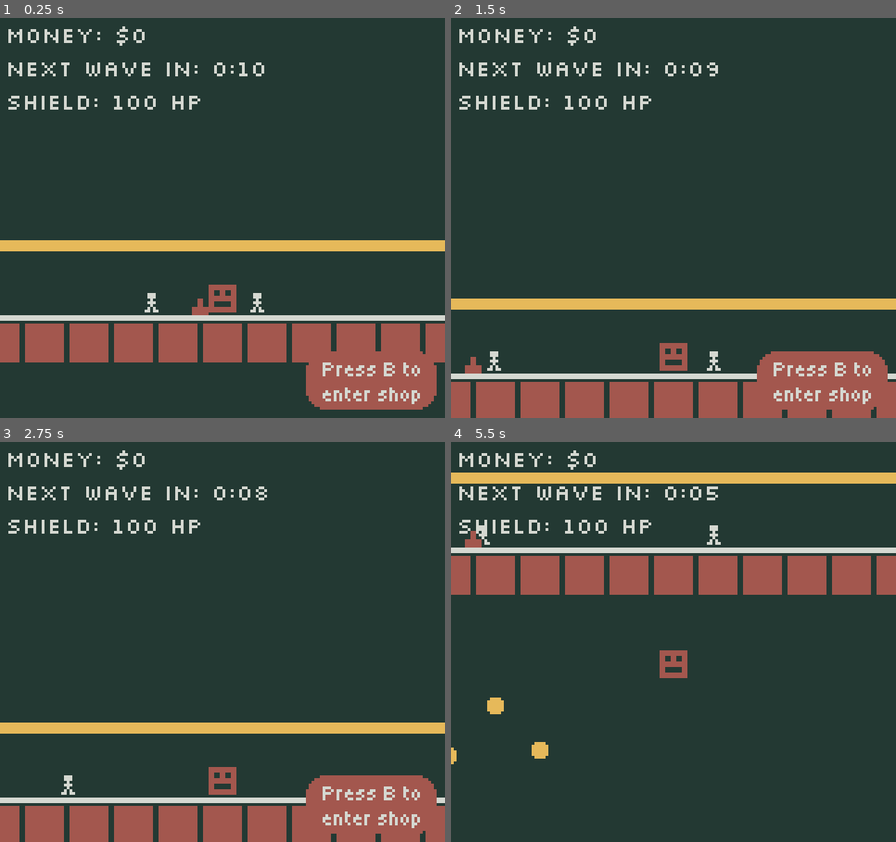
Above: before the commit, frames 1-4 (two rows, left to right).
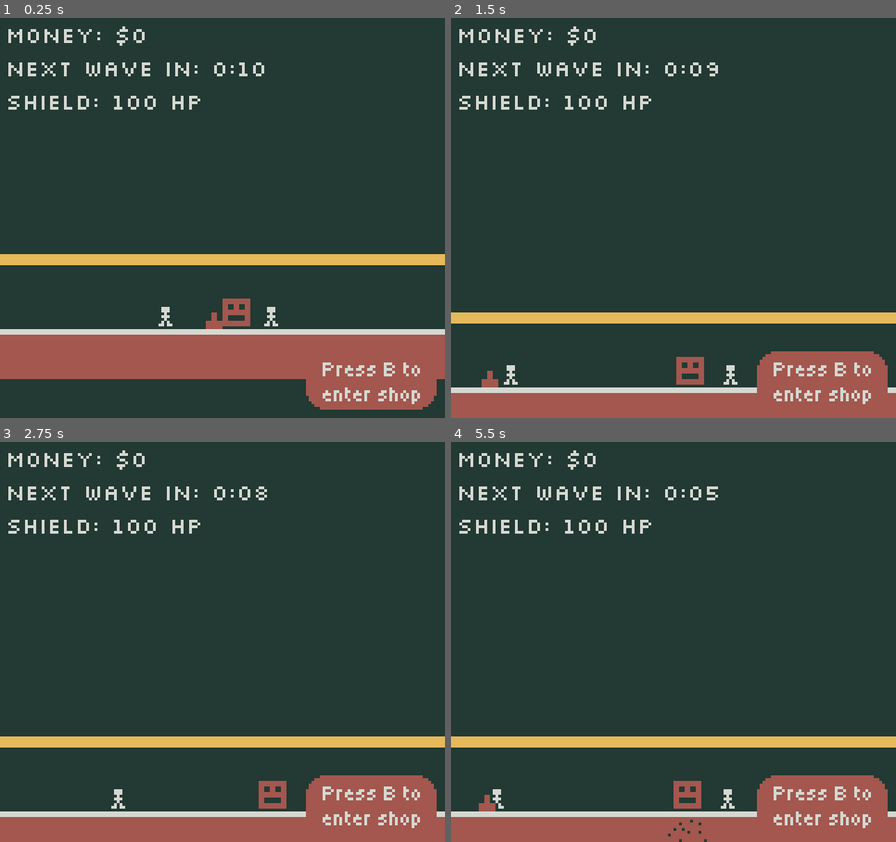
Above: after the commit, the same moments.

Repository: GargantuaM87/gb14
Game: Godot game, scene res://screens/main/main.tscn
Same seed, same stepped clock (60 frames per second), same inputs: the game is played once before the commit and once after it.
Inputs (mouse positions are in pixels of both pictures, inside the frame that each line leads up to):
- Up to frame 1 (0.25 s): no input
- Up to frame 2 (1.5 s): tap B at 0.5, 1.25 s; move the mouse to (771, 198) at 0.52 s; hold Right (right) 0.53-1.25 s; tap Up (any_keyboard_action) at 0.6 s; click (771, 198) at 0.67 s; drag from (584, 238) to (651, 298) at 1.27 s
- Up to frame 3 (2.75 s): tap B at 2 s; move the mouse to (267, 554) at 2.02 s; hold Right (right) from 2.03 s (still down); tap Up (any_keyboard_action) at 2.1 s
- Up to frame 4 (5.5 s): release Right (right) at 2.75 s; tap B at 2.75, 3.5, 4.25 s; drag from (651, 722) to (540, 582) at 2.77 s; move the mouse to (807, 702) at 3.52 s; hold Left (left) 3.53-4.25 s; tap Up (any_keyboard_action) at 3.6, 5.1 s; drag from (540, 582) to (606, 542) at 4.27 s; move the mouse to (695, 642) at 5.02 s; hold Down (down) from 5.03 s (still down); click (695, 642) at 5.17 s

The runs differ from the first frame. In frame 1, 14% of the frame differs, in the area x 0-100%, y 55-91%; in frame 2, 9.8%; in frame 3, 9.7%; in frame 4, 27%, in the area x 0-100%, y 7-100%.

Commit message:
Added drilling

Diff:
--- a/globals/util.gd
+++ b/globals/util.gd
@@ -118,3 +118,7 @@
 
 func is_exported_build() -> bool:
 	return OS.has_feature("template")
+
+func fatal_error(message: String) -> void:
+	push_error(message)
+	get_tree().quit(1)
--- /dev/null
+++ b/screens/main/camera.gd
@@ -0,0 +1,21 @@
+extends Camera2D
+
+@export var player: Player
+@export var follow_speed := 8.0
+
+var _smoothed_position := Vector2.ZERO
+var _is_initialized := false
+
+func _process(delta: float) -> void:
+	if !player:
+		return
+
+	if !_is_initialized:
+		_smoothed_position = player.global_position
+		global_position = _smoothed_position.round()
+		_is_initialized = true
+		return
+
+	var smoothing_weight := 1.0 - exp(-follow_speed * delta)
+	_smoothed_position = _smoothed_position.lerp(player.global_position, smoothing_weight)
+	global_position = _smoothed_position.round()
--- a/screens/main/level/level.gd
+++ b/screens/main/level/level.gd
@@ -23,6 +23,28 @@
 	var type: CellType
 	var health: int
 	var max_health: int
+	var is_revealed := false
+
+class DepthProperties:
+	var height: int
+	var dirt_health: int
+	var unbreakable_chance: float
+	var empty_chance: float
+
+	func _init(in_height: int, in_dirt_health: int, in_unbreakable_chance: float, in_empty_chance: float) -> void:
+		self.height = in_height
+		self.dirt_health = in_dirt_health
+		self.unbreakable_chance = in_unbreakable_chance
+		self.empty_chance = in_empty_chance
+
+var depths: Array[DepthProperties] = [
+	DepthProperties.new(10, 5, 0.01, 0.15),
+	DepthProperties.new(10, 10, 0.05, 0.11),
+	DepthProperties.new(10, 15, 0.05, 0.08),
+	DepthProperties.new(10, 20, 0.07, 0.05),
+	DepthProperties.new(10, 25, 0.08, 0.05),
+	DepthProperties.new(100, 25, 0.08, 0.03),
+]
 
 var level_data: Dictionary[Vector2i, Cell] = {}
 
@@ -31,26 +53,47 @@
 
 func _generate_level() -> void:
 	level_data.clear()
+	if depths.is_empty():
+		Util.fatal_error("Level: At least one depth definition is required.")
+		return
+
+	var depth_start := LEVEL_Y_MIN
+	for depth in depths:
+		if depth_start > LEVEL_Y_MAX:
+			break
+
+		var depth_end := mini(depth_start + depth.height - 1, LEVEL_Y_MAX)
+		_generate_depth(depth_start, depth_end, depth)
+		depth_start = depth_end + 1
+
+	if depth_start <= LEVEL_Y_MAX:
+		_generate_depth(depth_start, LEVEL_Y_MAX, depths.back())
+
+	tile_map_layer.clear()
+
+	for x in range(LEVEL_X_MIN, LEVEL_X_MAX + 1):
+		_reveal_cell(Vector2i(x, 0))
+
+func _generate_depth(start_y: int, end_y: int, properties: DepthProperties) -> void:
 	var eligible_coordinates: Array[Vector2i] = []
 
 	for x in range(LEVEL_X_MIN, LEVEL_X_MAX + 1):
-		for y in range(LEVEL_Y_MIN, LEVEL_Y_MAX + 1):
+		for y in range(start_y, end_y + 1):
 			var coordinate := Vector2i(x, y)
-			var max_health := 5 + floori(float(y) / 10.0) * 5
 			var cell := Cell.new()
-			var is_boundary := x == LEVEL_X_MIN or x == LEVEL_X_MAX or y == LEVEL_Y_MAX
+			var is_boundary := x == LEVEL_X_MIN || x == LEVEL_X_MAX || y == LEVEL_Y_MAX
 			cell.type = CellType.UNBREAKABLE if is_boundary else CellType.DIRT
-			cell.health = max_health
-			cell.max_health = max_health
+			cell.health = properties.dirt_health
+			cell.max_health = properties.dirt_health
 			level_data[coordinate] = cell
 
-			if y > LEVEL_Y_MIN and not is_boundary:
+			if y > LEVEL_Y_MIN && !is_boundary:
 				eligible_coordinates.append(coordinate)
 
 	eligible_coordinates.shuffle()
 
-	var empty_count := roundi(float(eligible_coordinates.size()) * 0.10)
-	var unbreakable_count := roundi(float(eligible_coordinates.size()) * 0.05)
+	var empty_count := roundi(float(eligible_coordinates.size()) * properties.empty_chance)
+	var unbreakable_count := roundi(float(eligible_coordinates.size()) * properties.unbreakable_chance)
 
 	for i in range(empty_count):
 		level_data[eligible_coordinates.pop_back()].type = CellType.EMPTY
@@ -58,14 +101,29 @@
 	for i in range(unbreakable_count):
 		level_data[eligible_coordinates.pop_back()].type = CellType.UNBREAKABLE
 
-	tile_map_layer.clear()
+func _reveal_cell(start_coordinate: Vector2i) -> void:
+	var reveal_stack: Array[Vector2i] = [start_coordinate]
 
-	for x in range(LEVEL_X_MIN, LEVEL_X_MAX + 1):
-		_update_tile_map_cell(Vector2i(x, 0))
+	while !reveal_stack.is_empty():
+		var coordinate: Vector2i = reveal_stack.pop_back()
+		var cell: Cell = level_data.get(coordinate)
+		if cell == null || cell.is_revealed:
+			continue
+
+		cell.is_revealed = true
+		_update_tile_map_cell(coordinate)
+
+		if cell.type != CellType.EMPTY:
+			continue
+
+		reveal_stack.append(coordinate + Vector2i.LEFT)
+		reveal_stack.append(coordinate + Vector2i.RIGHT)
+		reveal_stack.append(coordinate + Vector2i.UP)
+		reveal_stack.append(coordinate + Vector2i.DOWN)
 
 func _update_tile_map_cell(coordinate: Vector2i) -> void:
 	var cell: Cell = level_data.get(coordinate)
-	if cell == null or cell.type == CellType.EMPTY:
+	if cell == null || cell.type == CellType.EMPTY:
 		tile_map_layer.erase_cell(coordinate)
 		return
 
@@ -78,3 +136,22 @@
 		health_ratio = clampf(float(cell.health) / cell.max_health, 0.0, 1.0)
 	var dirt_frame := roundi((1.0 - health_ratio) * 5.0)
 	tile_map_layer.set_cell(coordinate, 0, Vector2i(dirt_frame, 0))
+
+func do_damage(coordinate: Vector2i, damage: int) -> bool:
+	if damage <= 0:
+		return false
+
+	var cell: Cell = level_data.get(coordinate)
+	if cell == null || cell.type != CellType.DIRT:
+		return false
+
+	cell.health = maxi(cell.health - damage, 0)
+	var destroyed := cell.health == 0
+	if destroyed:
+		cell.type = CellType.EMPTY
+		cell.is_revealed = false
+		_reveal_cell(coordinate)
+	else:
+		_update_tile_map_cell(coordinate)
+
+	return destroyed
--- a/screens/main/main.tscn
+++ b/screens/main/main.tscn
@@ -2,6 +2,7 @@
 
 [ext_resource type="Script" uid="uid://c8x7ipo3c58ct" path="res://screens/main/main.gd" id="1_h47hb"]
 [ext_resource type="Shader" uid="uid://dmggckpaxtqb6" path="res://screens/main/color_palette.gdshader" id="1_j5age"]
+[ext_resource type="Script" uid="uid://behemfs6ssxgt" path="res://screens/main/camera.gd" id="2_i6tjv"]
 [ext_resource type="PackedScene" uid="uid://dberwleuxd1et" path="res://screens/main/hud/hud.tscn" id="3_4eq7x"]
 [ext_resource type="PackedScene" uid="uid://by0pa4rr2ty8m" path="res://screens/main/player/player.tscn" id="4_tubg1"]
 [ext_resource type="PackedScene" uid="uid://hscc2e85bn4m" path="res://screens/main/gold/gold.tscn" id="5_q8oy7"]
@@ -24,6 +25,12 @@
 
 [node name="Main" type="Node2D" unique_id=574003333]
 script = ExtResource("1_h47hb")
+
+[node name="Camera" type="Camera2D" parent="." unique_id=1020711808 node_paths=PackedStringArray("player")]
+unique_name_in_owner = true
+position = Vector2(8, 42)
+script = ExtResource("2_i6tjv")
+player = NodePath("../Player")
 
 [node name="PaletteEnforcerLayer" type="CanvasLayer" parent="." unique_id=173367466]
 layer = 1000
@@ -57,10 +64,6 @@
 unique_name_in_owner = true
 position = Vector2(3, 37)
 level = NodePath("../Level/Level")
-
-[node name="Camera" type="Camera2D" parent="Player" unique_id=1020711808]
-unique_name_in_owner = true
-position = Vector2(5, 5)
 
 [node name="Level" type="Node2D" parent="." unique_id=1027958237]
 
--- a/screens/main/player/player.gd
+++ b/screens/main/player/player.gd
@@ -3,16 +3,19 @@
 
 const PLAYER_WIDTH := 10
 const PLAYER_HEIGHT := 10
-const SPEED := 100.0
 var tile_position: Vector2 = Vector2(0, -1)
 @export var level: Level
 
+var drill_damage := 1
+var drills_per_second := 4.0
+var last_drill_time := -10.0
+
 const TILE_MOVEMENT_DELAY := 0.2
-var last_move_time := 0.0
+var last_move_time := -10.0
 
 func _ready() -> void:
-	if not level:
-		push_error("Player: Level is not set.")
+	if !level:
+		Util.fatal_error("Player: Level is not set.")
 
 	_update_self_position()
 
@@ -28,22 +31,55 @@
 	if GlobalState.is_shop_open:
 		return
 
-	if Util.time - last_move_time < TILE_MOVEMENT_DELAY:
+	# If you repeatedly tap a direction, the player will move in that direction
+	# even if TILE_MOVEMENT_DELAY has not passed since last movement.
+	var direction := _get_just_pressed_movement_direction()
+	if direction == Vector2i.ZERO:
+		if Util.time - last_move_time < TILE_MOVEMENT_DELAY:
+			return
+		direction = _get_movement_direction()
+	if direction == Vector2i.ZERO:
 		return
 
-	var direction := Input.get_vector("left", "right", "up", "down")
+	var target_tile := Vector2i(tile_position) + direction
+	target_tile.x = clampi(target_tile.x, Level.LEVEL_X_MIN, Level.LEVEL_X_MAX)
+	target_tile.y = clampi(target_tile.y, Level.LEVEL_Y_MIN - 1, Level.LEVEL_Y_MAX)
 
-	if absf(direction.x) > absf(direction.y):
-		if direction.x > 0:
-			tile_position.x += 1
-		else:
-			tile_position.x -= 1
-	elif absf(direction.y) > absf(direction.x):
-		if direction.y > 0:
-			tile_position.y += 1
-		else:
-			tile_position.y -= 1
+	var cell: Level.Cell = level.level_data.get(target_tile)
+	if cell == null || cell.type == Level.CellType.EMPTY:
+		tile_position = Vector2(target_tile)
+		_update_self_position()
+		return
 
-	tile_position.x = clamp(tile_position.x, Level.LEVEL_X_MIN, Level.LEVEL_X_MAX)
-	tile_position.y = clamp(tile_position.y, Level.LEVEL_Y_MIN - 1, Level.LEVEL_Y_MAX)
-	_update_self_position()
+	if cell.type != Level.CellType.DIRT:
+		return
+
+	assert(drills_per_second > 0.0 && drill_damage > 0)
+
+	var drill_interval := 1.0 / drills_per_second
+	if Util.time - last_drill_time < drill_interval:
+		return
+
+	last_drill_time = Util.time
+	if level.do_damage(target_tile, drill_damage):
+		last_move_time = Util.time # This ensures that we don't move into the tile we just destroyed until TILE_MOVEMENT_DELAY has passed.
+
+func _get_just_pressed_movement_direction() -> Vector2i:
+	var input_direction := Vector2.ZERO
+	input_direction.x = float(Input.is_action_just_pressed("right")) - float(Input.is_action_just_pressed("left"))
+	input_direction.y = float(Input.is_action_just_pressed("down")) - float(Input.is_action_just_pressed("up"))
+
+	if absf(input_direction.x) > absf(input_direction.y):
+		return Vector2i.RIGHT if input_direction.x > 0.0 else Vector2i.LEFT
+	if absf(input_direction.y) > absf(input_direction.x):
+		return Vector2i.DOWN if input_direction.y > 0.0 else Vector2i.UP
+	return Vector2i.ZERO
+
+func _get_movement_direction() -> Vector2i:
+	var input_direction := Input.get_vector("left", "right", "up", "down")
+
+	if absf(input_direction.x) > absf(input_direction.y):
+		return Vector2i.RIGHT if input_direction.x > 0.0 else Vector2i.LEFT
+	if absf(input_direction.y) > absf(input_direction.x):
+		return Vector2i.DOWN if input_direction.y > 0.0 else Vector2i.UP
+	return Vector2i.ZERO
Not shown, added: screens/main/camera.gd.uid
Binary file changed: screens/main/level/tiles.png
Not shown, changed: screens/main/level/tiles.pixi
